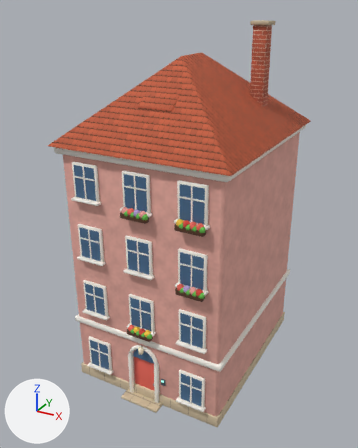
Before and after pictures for a commit that changed the glTF model assets/architecture/house_l.gltf.
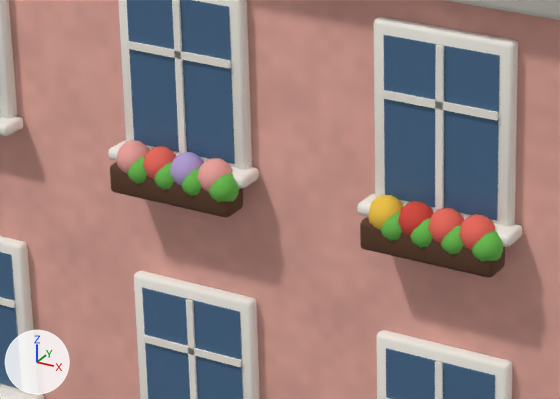
The first picture shows the older version from a 50 mm camera at (11.0, -21.4, 18.3) aimed at (-0.4, -0.7, 7.9). The close-ups show the older and then the newer version on the part from 27% to 61% of the width and 39% to 59% of the height of that picture. Only the edits that show in the close-ups are written down. The axes (+X, +Y, +Z) are drawn at lower left. The lights are the same throughout. Objects named as collision shapes, trigger or cutter boxes, shadow casters or lower levels of detail are left out. Where no turn or scale is listed for an object, it has been applied to the vertices. Vertices at exactly the same position are counted once.

The scene before the commit, as lines of its bpy script (objects in view):
```python
me_house_l_mesh = bpy.data.meshes.new('house_l_mesh')
me_house_l_mesh.from_pydata(...)  # 5184 vertices, 9752 faces; spans x -4.5..4.3, y -5.7..5.4, z 0.0..17.7
me_house_l_mesh.materials.append(mat_plaster_pink)
me_house_l_mesh.materials.append(mat_vestibule)  # brown #6b5446
me_house_l_mesh.materials.append(mat_trim_white)  # white #f7f3ea
me_house_l_mesh.materials.append(mat_emit_window)  # blue #4b6d8f
me_house_l_mesh.materials.append(mat_stone)  # picture img_stone
me_house_l_mesh.materials.append(mat_emit_screen)  # cyan #bdf5e8, glowing green #7cf2d4
me_house_l_mesh.materials.append(mat_emit_lamp)  # beige #fff4d6
me_house_l_mesh.materials.append(mat_darkwood)  # brown #5c3b26
me_house_l_mesh.materials.append(mat_flower_coral)  # red #ef6a5b
me_house_l_mesh.materials.append(mat_leaf)  # green #6cbf4f
me_house_l_mesh.materials.append(mat_flower_sun)  # yellow #f6c945
me_house_l_mesh.materials.append(mat_flower_red)  # red #d9483b
me_house_l_mesh.materials.append(mat_flower_lilac)  # purple #b9a3d8
me_house_l_mesh.materials.append(mat_flower_pink)  # pink #f2a7a0
me_house_l_mesh.materials.append(mat_roof_tiles)  # picture img_roof_tiles
me_house_l_mesh.materials.append(mat_brick)  # picture img_brick
ob_house_l_mesh = bpy.data.objects.new('house_l_mesh', me_house_l_mesh)
ob_house_l_mesh.location = (0.0, 0.0, 0.0)
```
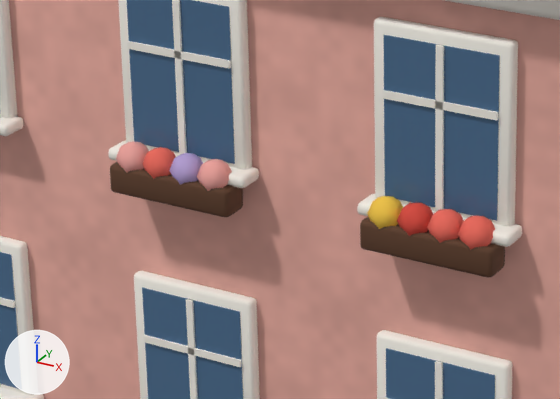
Where the change shows, as pixel boxes [x1, y1, x2, y2] in the close-ups (560 x 399 px):
part 1 of me_house_l_mesh, cut back: before [116, 141, 504, 262]; after [124, 164, 490, 250]

The change, as a diff of the scene's bpy script:
```diff
--- a/assets/architecture/house_l.gltf.py
+++ b/assets/architecture/house_l.gltf.py
@@ me_house_l_mesh @@
 # used by ob_house_l_mesh; location = (0.0, 0.0, 0.0)
-me_house_l_mesh.from_pydata(...)  # 5184 vertices, 9752 faces; spans x -4.5..4.3, y -5.7..5.4, z 0.0..17.7
+me_house_l_mesh.from_pydata(...)  # 2936 vertices, 5500 faces; spans x -4.5..4.3, y -5.7..5.4, z 0.0..17.7
+# me_house_l_mesh part 1: 17 vertices moved within x -0.4..3.2, y -5.4, z 10.1..10.4; 514 vertices removed from x -0.7..3.3, y -5.5..-5.2, z 10.0..10.4; 2 vertices added at x 2.0, y -5.4..-5.2, z 10.3
+# other edits to the shape of me_house_l_mesh do not show in these pictures
 me_house_l_mesh.materials.append(mat_plaster_pink)
@@ me_house_l_mesh @@
 me_house_l_mesh.materials.append(mat_flower_coral)
-me_house_l_mesh.materials.append(mat_leaf)  # green #6cbf4f
 me_house_l_mesh.materials.append(mat_flower_sun)
```
